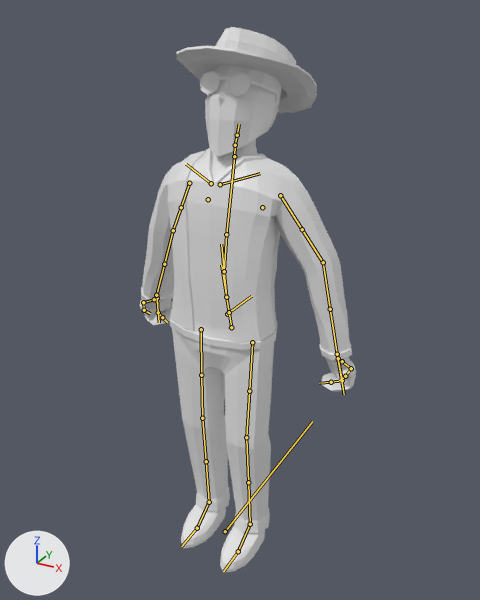
The FBX model Assets/FBX/Characters/Player/Anims/anim_hit.fbx, before and after one commit.
Rendered twice from a 50 mm lens placed at (1.009, -1.719, 1.847), pointed at (-0.028, 0.168, 0.904). The axes (+X, +Y, +Z) are drawn at lower left. The lights are the same throughout. Both versions are drawn at frame 6 of the action 'Player_Hit'; the numbers are the values there. The bones that bend it are drawn over the model as lines.

Names of what the first picture shows: 'Bandana', 'Glasses_01', 'Glasses_02', 'Hat', 'Player'.
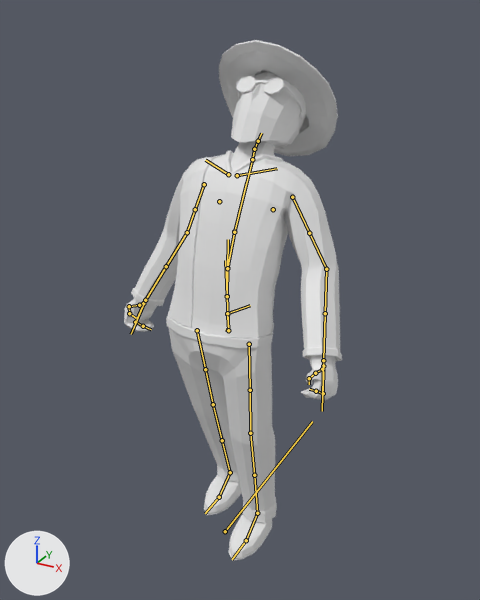
The change in detail:
Bone 'DEF-spine' (bone_def_spine) moves from (0.0, -0.003, -0.012) to (0.0, 0.001, 0.011).
Bone 'DEF-spine' (bone_def_spine) turns from (0, 0, 0) to (-11, 0, 0) degrees about its own x, y and z.
Bone 'DEF-spine.002' (bone_def_spine_002) turns from (-6, 0, 0) to (-9, 0, 0) degrees about its own x, y and z.
Bone 'DEF-spine.003' (bone_def_spine_003) turns from (-6, 0, 0) to (-9, 0, 0) degrees about its own x, y and z.
Bone 'DEF-spine.004' (bone_def_spine_004) turns from (-11, 0, 0) to (-14, 0, 0) degrees about its own x, y and z.
Bone 'DEF-spine.006' (bone_def_spine_006) turns from (2, 0, 0) to (-6, 0, 0) degrees about its own x, y and z.
Bone 'torso' (bone_torso) moves from (0.0, 0.012, 0.0) to (0.0, 0.002, 0.0).
Bone 'torso' (bone_torso) turns from (0, 0, 0) to (-11, 0, 0) degrees about its own x, y and z.
Bone 'DEF-thigh.L' (bone_def_thigh_l) turns from (-1, 0, 0) to (19, 0, 0) degrees about its own x, y and z.
Bone 'DEF-shin.L' (bone_def_shin_l) turns from (0, 0, 0) to (-5, 0, 0) degrees about its own x, y and z.
Bone 'DEF-foot.L' (bone_def_foot_l) turns from (1, 0, 0) to (-3, 0, 0) degrees about its own x, y and z.
Bone 'DEF-thigh.R' (bone_def_thigh_r) turns from (5, 0, 0) to (32, 0, 0) degrees about its own x, y and z.
Bone 'DEF-thigh.R' (bone_def_thigh_r) is rescaled from (1.0, 1.01, 1.0) to (0.99, 1.02, 0.99).
Bone 'DEF-shin.R' (bone_def_shin_r) turns from (-5, 0, 0) to (-9, 0, 0) degrees about its own x, y and z.
Bone 'DEF-foot.R' (bone_def_foot_r) turns from (1, 0, 0) to (-12, 0, 0) degrees about its own x, y and z.
Bone 'DEF-foot.R' (bone_def_foot_r) is rescaled from (1.0, 1.0, 1.0) to (1.01, 1.01, 0.99).
Bone 'MCH-spine.002' (bone_mch_spine_002) turns from (-6, 0, 0) to (-9, 0, 0) degrees about its own x, y and z.
Bone 'MCH-spine.003' (bone_mch_spine_003) turns from (-6, 0, 0) to (-9, 0, 0) degrees about its own x, y and z.
Bone 'ORG-upper_arm.L' (bone_org_upper_arm_l) turns from (-4, 4, -61) to (-1, 40, -61) degrees about its own x, y and z.
Bone 'ORG-forearm.L' (bone_org_forearm_l) turns from (6, -1, -16) to (23, -6, 6) degrees about its own x, y and z.
Bone 'ORG-hand.L' (bone_org_hand_l) turns from (-5, -46, 5) to (-2, -9, -7) degrees about its own x, y and z.
Bone 'DEF-upper_arm.L' (bone_def_upper_arm_l) turns from (-4, -2, -61) to (-1, -1, -60) degrees about its own x, y and z.
Bone 'DEF-upper_arm.L.001' (bone_def_upper_arm_l_001) turns from (0, 3, 0) to (0, 17, 0) degrees about its own x, y and z.
Bone 'DEF-forearm.L' (bone_def_forearm_l) turns from (5, 2, -17) to (24, 17, 0) degrees about its own x, y and z.
Bone 'DEF-forearm.L.001' (bone_def_forearm_l_001) turns from (0, -23, 0) to (0, -5, 0) degrees about its own x, y and z.
Bone 'DEF-hand.L' (bone_def_hand_l) turns from (-4, -23, 7) to (-3, -5, -6) degrees about its own x, y and z.
Bone 'ORG-upper_arm.R' (bone_org_upper_arm_r) turns from (-11, -15, 63) to (-26, -27, 70) degrees about its own x, y and z.
Bone 'ORG-forearm.R' (bone_org_forearm_r) turns from (3, 1, 8) to (28, 11, -1) degrees about its own x, y and z.
Bone 'ORG-hand.R' (bone_org_hand_r) turns from (-7, 42, 2) to (-2, 21, 1) degrees about its own x, y and z.
Bone 'DEF-upper_arm.R' (bone_def_upper_arm_r) turns from (-11, 6, 59) to (-24, 12, 52) degrees about its own x, y and z.
Bone 'DEF-upper_arm.R.001' (bone_def_upper_arm_r_001) turns from (0, -11, 0) to (0, -15, 0) degrees about its own x, y and z.
Bone 'DEF-forearm.R' (bone_def_forearm_r) turns from (1, -10, 11) to (27, -16, 5) degrees about its own x, y and z.
Bone 'DEF-forearm.R.001' (bone_def_forearm_r_001) turns from (0, 21, 0) to (0, 11, 0) degrees about its own x, y and z.
Bone 'DEF-hand.R' (bone_def_hand_r) turns from (-9, 21, -1) to (-3, 11, 0) degrees about its own x, y and z.

Location of each change, (x1, y1, x2, y2) in pixels of the pictures (480 x 600 px):
'Player', posed: before (140, 64, 356, 573); after (124, 71, 342, 561)
'Hat', posed (15% narrower, 34% taller): before (176, 27, 317, 113); after (219, 40, 338, 156)
'Bandana', posed (8% narrower, 7% shorter): before (205, 89, 279, 157); after (231, 87, 299, 150)
'Glasses_02', posed (6% narrower, 29% shorter): before (201, 72, 249, 95); after (238, 77, 283, 93)
'Glasses_01', posed (15% narrower, 41% taller): before (200, 71, 279, 102); after (237, 76, 304, 120)
bone 'DEF-spine', root to tip: before (231, 327) to (226, 297); after (228, 330) to (227, 296)
bone 'DEF-spine.002', root to tip: before (224, 271) to (226, 234); after (227, 268) to (234, 231)
bone 'DEF-spine.003', root to tip: before (226, 234) to (234, 156); after (234, 231) to (252, 159)
bone 'DEF-spine.004', root to tip: before (234, 156) to (235, 145); after (252, 159) to (254, 149)
bone 'DEF-spine.006', root to tip: before (237, 135) to (239, 124); after (258, 141) to (261, 133)
bone 'torso', root to tip: before (229, 312) to (251, 296); after (227, 313) to (250, 305)
bone 'DEF-thigh.L', root to tip: before (252, 342) to (249, 391); after (249, 344) to (250, 390)
bone 'DEF-shin.L', root to tip: before (246, 437) to (248, 482); after (250, 433) to (254, 475)
bone 'DEF-foot.L', root to tip: before (250, 524) to (238, 551); after (257, 513) to (246, 540)
bone 'DEF-thigh.R', root to tip: before (201, 329) to (201, 375); after (197, 330) to (205, 369)
bone 'DEF-shin.R', root to tip: before (202, 418) to (206, 461); after (213, 404) to (222, 440)
bone 'DEF-foot.R', root to tip: before (209, 502) to (197, 528); after (230, 472) to (219, 497)
bone 'MCH-spine.002', root to tip: before (224, 271) to (225, 270); after (227, 268) to (229, 268)
bone 'MCH-spine.003', root to tip: before (226, 234) to (228, 234); after (234, 232) to (235, 232)
bone 'ORG-upper_arm.L', root to tip: before (280, 195) to (323, 262); after (292, 197) to (326, 269)
bone 'ORG-forearm.L', root to tip: before (323, 262) to (337, 354); after (326, 269) to (323, 360)
bone 'ORG-hand.L', root to tip: before (337, 354) to (338, 360); after (323, 360) to (323, 368)
bone 'DEF-upper_arm.L', root to tip: before (280, 195) to (302, 229); after (292, 197) to (309, 233)
bone 'DEF-upper_arm.L.001', root to tip: before (302, 229) to (323, 262); after (309, 233) to (326, 269)
bone 'DEF-forearm.L', root to tip: before (323, 262) to (330, 309); after (326, 269) to (325, 313)
bone 'DEF-forearm.L.001', root to tip: before (330, 309) to (337, 354); after (325, 313) to (323, 360)
bone 'DEF-hand.L', root to tip: before (337, 354) to (344, 394); after (323, 360) to (322, 411)
bone 'ORG-upper_arm.R', root to tip: before (189, 183) to (173, 230); after (204, 184) to (187, 232)
bone 'ORG-forearm.R', root to tip: before (173, 230) to (156, 295); after (187, 232) to (145, 300)
bone 'ORG-hand.R', root to tip: before (156, 295) to (157, 299); after (145, 300) to (143, 305)
bone 'DEF-upper_arm.R', root to tip: before (189, 183) to (181, 207); after (204, 184) to (195, 209)
bone 'DEF-upper_arm.R.001', root to tip: before (181, 207) to (173, 230); after (195, 209) to (187, 232)
bone 'DEF-forearm.R', root to tip: before (173, 230) to (164, 264); after (187, 232) to (166, 266)
bone 'DEF-forearm.R.001', root to tip: before (164, 264) to (156, 295); after (166, 266) to (145, 300)
bone 'DEF-hand.R', root to tip: before (156, 295) to (159, 322); after (145, 300) to (131, 334)
